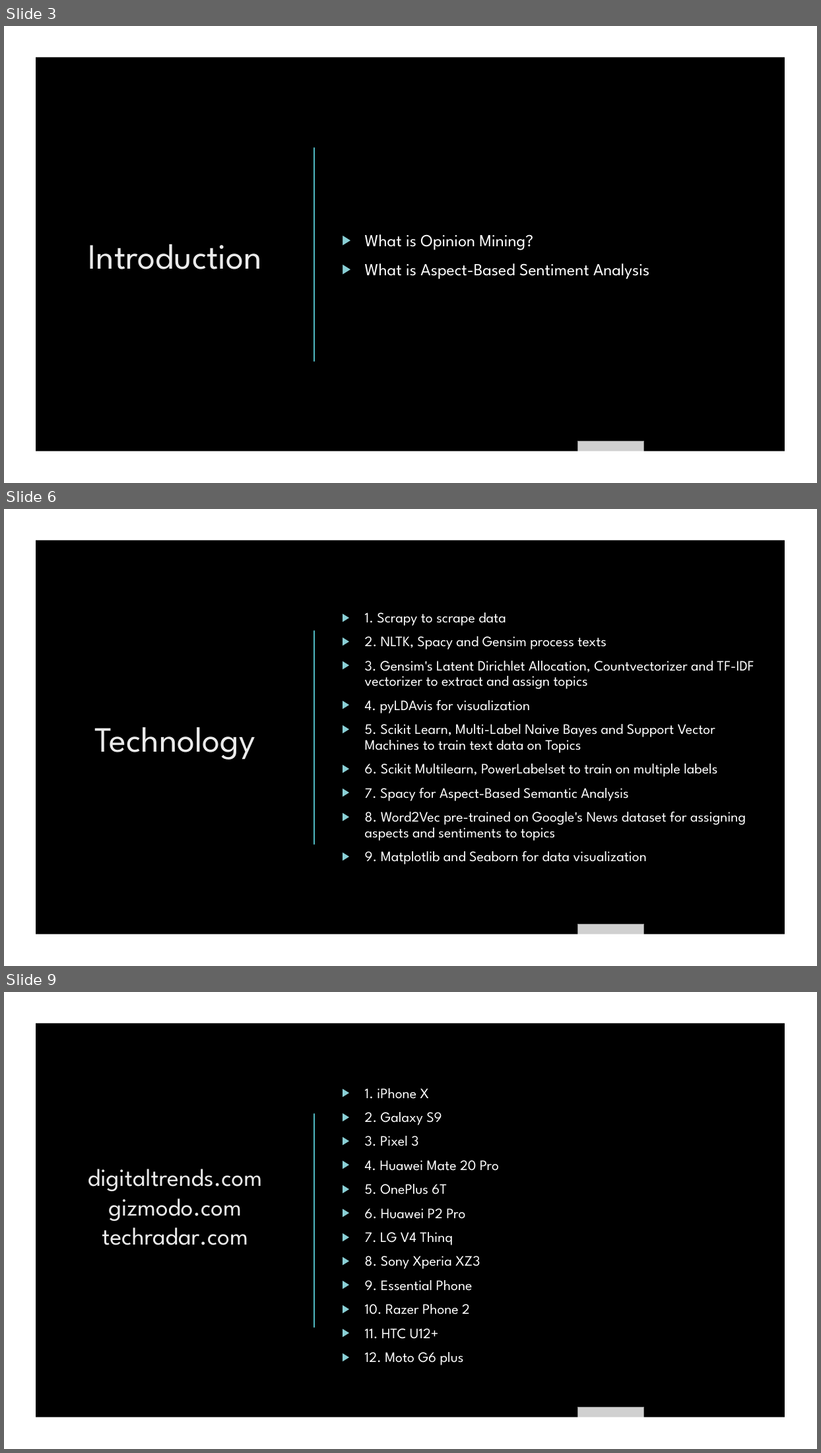
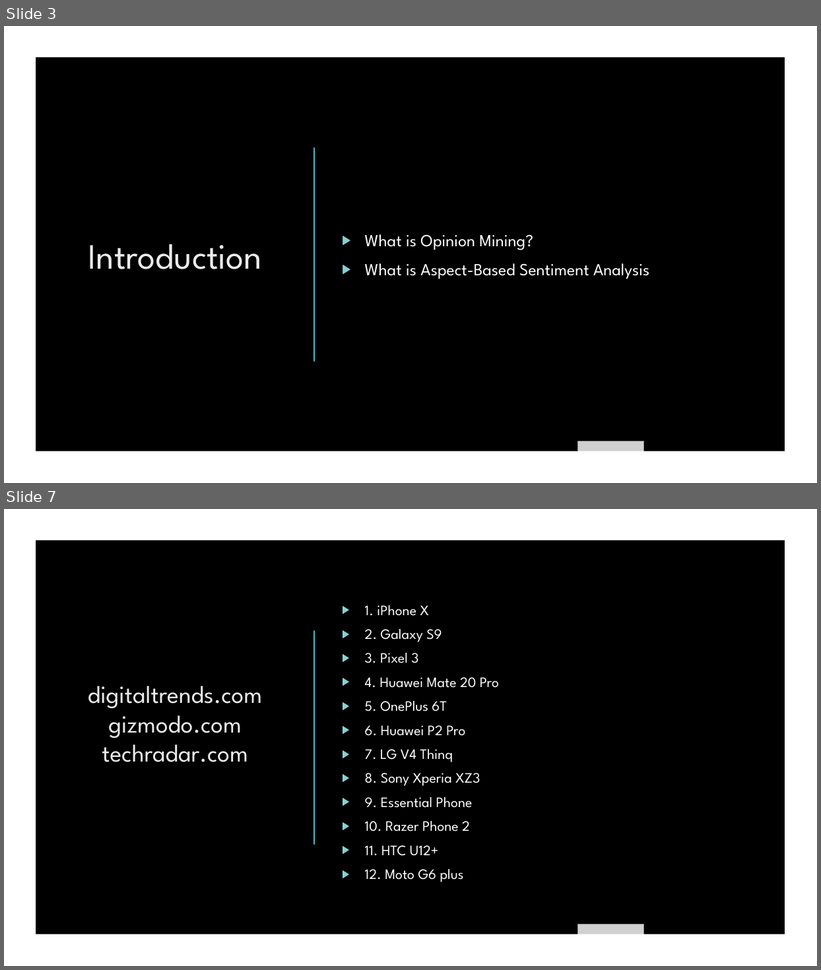
Before and after one commit to ayan1995/Thinkful, a slide deck: Bootcamp/Final Capstone Opinion Mining/Opinion Mining Presentation.pptx. Shown one above the other, each under a label of ours: slides 3, 6 and 9 before the commit, slides 3 and 7 after it; the slides between them are not shown. The pictures are 821x1453 and 821x970 pixels, drawn with LibreOffice and Linux fonts; fonts in the diff are those of the drawing; grey boxes stand for pictures; background and template pictures are left out. Boxes give left, top, right and bottom in pixels: in the first picture for what was removed or moved away, otherwise in the second. Text is boxed around its words. In the diff, an @@ line names an element or a change of style, - is before the commit and + after.

```diff
--- a/Bootcamp/Final Capstone Opinion Mining/Opinion Mining Presentation.pptx
+++ b/Bootcamp/Final Capstone Opinion Mining/Opinion Mining Presentation.pptx
@@ slide 6 removed at bbox=[4, 509, 817, 966], background picture (left out); not listed: 1 template element that a slide beside it also shows @@
@@ rectangle removed at bbox=[4, 509, 817, 966] @@
@@ freeform shape removed at bbox=[4, 509, 817, 966] @@
@@ text removed at bbox=[365, 613, 754, 865] @@
-▶ 1. Scrapy to scrape data
-▶ 2. NLTK, Spacy and Gensim process texts
-▶ 3. Gensim's Latent Dirichlet Allocation, Countvectorizer and TF-IDF vectorizer to extract and assign topics
-▶ 4. pyLDAvis for visualization
-▶ 5. Scikit Learn, Multi-Label Naive Bayes and Support Vector Machines to train text data on Topics
-▶ 6. Scikit Multilearn, PowerLabelset to train on multiple labels
-▶ 7. Spacy for Aspect-Based Semantic Analysis
-▶ 8. Word2Vec pre-trained on Google's News dataset for assigning aspects and sentiments to topics
-▶ 9. Matplotlib and Seaborn for data visualization
@@ line removed from (314, 631) to (314, 844) @@
@@ title removed at bbox=[95, 727, 255, 760] @@
-Technology
@@ picture removed at bbox=[578, 924, 644, 966] @@
@@ what was slide 9 is now slide 7 @@
```
Also in this commit, not shown: 6 slides changed, 1 slide added, 10 other slides removed, 1 other file.
